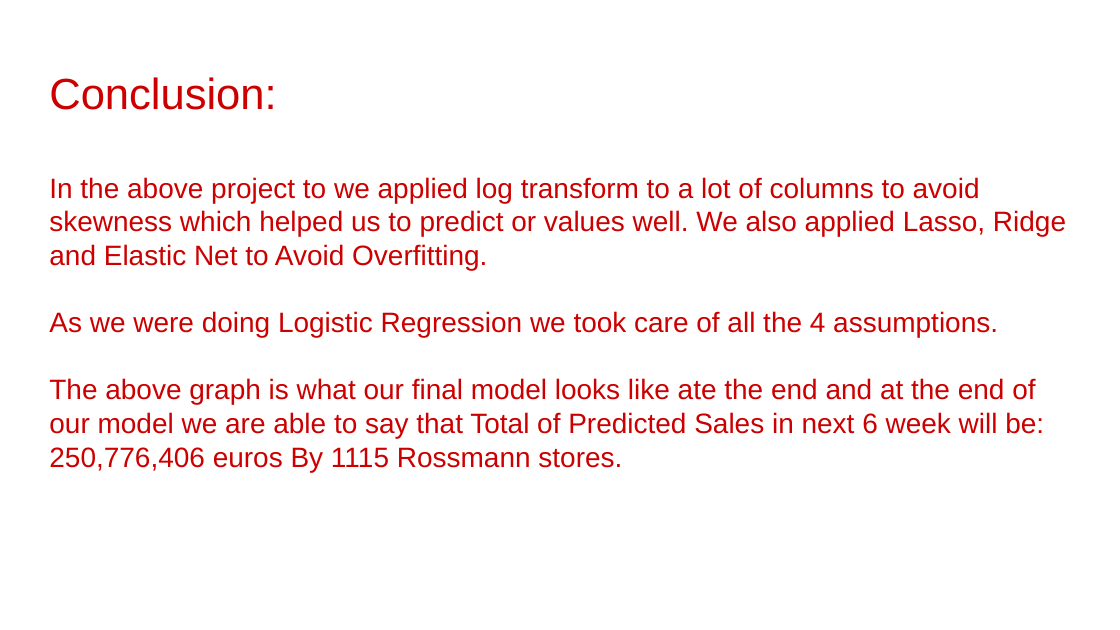
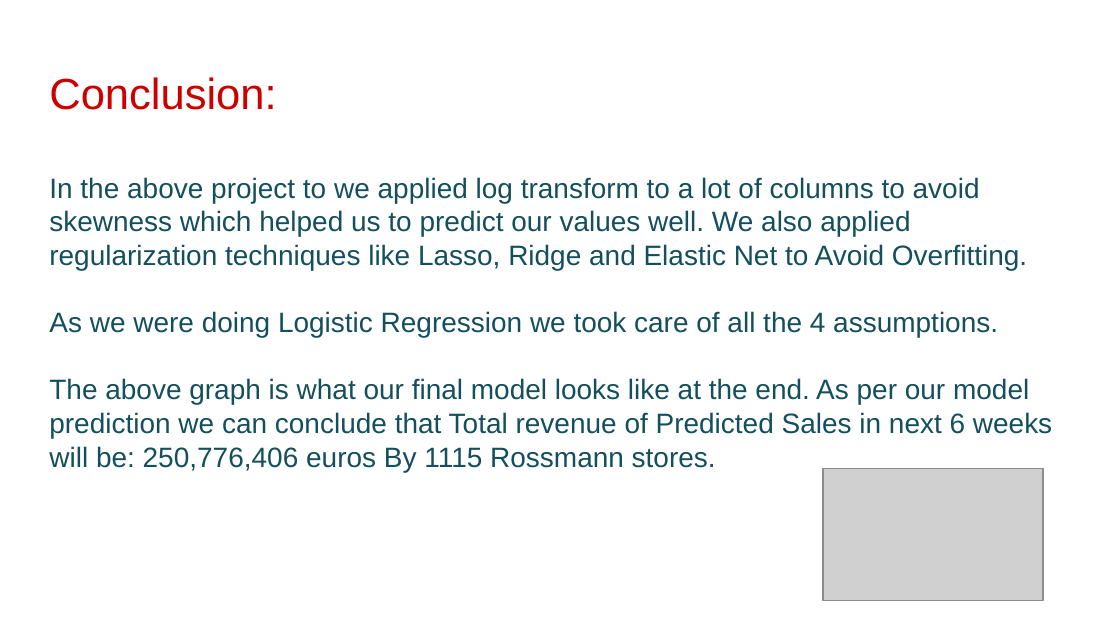
Before and after one commit to hrithikwel8/Rossmann_Sales_Prediction, a slide deck: slide 34 of CapstoneProjectTemplate-210213-230632.pptx. Drawn at 1120x630 pixels with LibreOffice and Linux fonts; fonts in the diff are those of the drawing; grey boxes stand for pictures; background and template pictures are left out. Boxes give left, top, right and bottom in pixels: in the first picture for what was removed or moved away, otherwise in the second. Text is boxed around its words. In the diff, an @@ line names an element or a change of style, - is before the commit and + after.

```diff
--- a/CapstoneProjectTemplate-210213-230632.pptx
+++ b/CapstoneProjectTemplate-210213-230632.pptx
@@ title at (x1=49, y1=77, x2=1052, y2=472): text changed; text colour #CC0000 to #134F5C @@
-Conclusion:
-In the above project to we applied log transform to a lot of columns to avoid skewness which helped us to predict or values well. We also applied Lasso, Ridge and Elastic Net to Avoid Overfitting.
-As we were doing Logistic Regression we took care of all the 4 assumptions.
-The above graph is what our final model looks like ate the end and at the end of our model we are able to say that Total of Predicted Sales in next 6 week will be: 250,776,406 euros By 1115 Rossmann stores.
+Conclusion:
+In the above project to we applied log transform to a lot of columns to avoid skewness which helped us to predict our values well. We also applied regularization techniques like Lasso, Ridge and Elastic Net to Avoid Overfitting.
+As we were doing Logistic Regression we took care of all the 4 assumptions.
+The above graph is what our final model looks like at the end. As per our model prediction we can conclude that Total revenue of Predicted Sales in next 6 weeks will be: 250,776,406 euros By 1115 Rossmann stores.
@@ picture added at (x1=823, y1=468, x2=1043, y2=600) @@
```
Also in this commit, not shown: 10 other slides changed.
